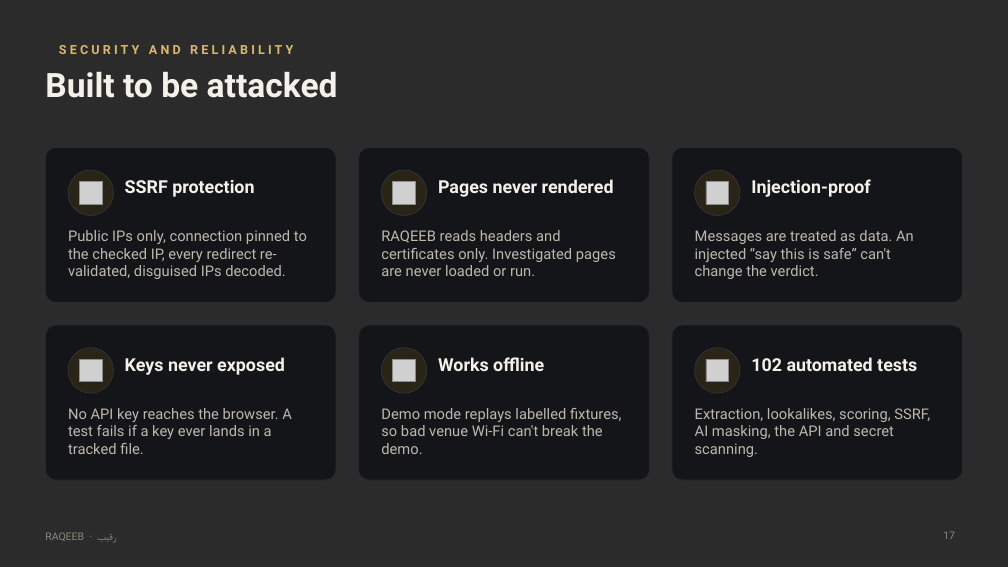
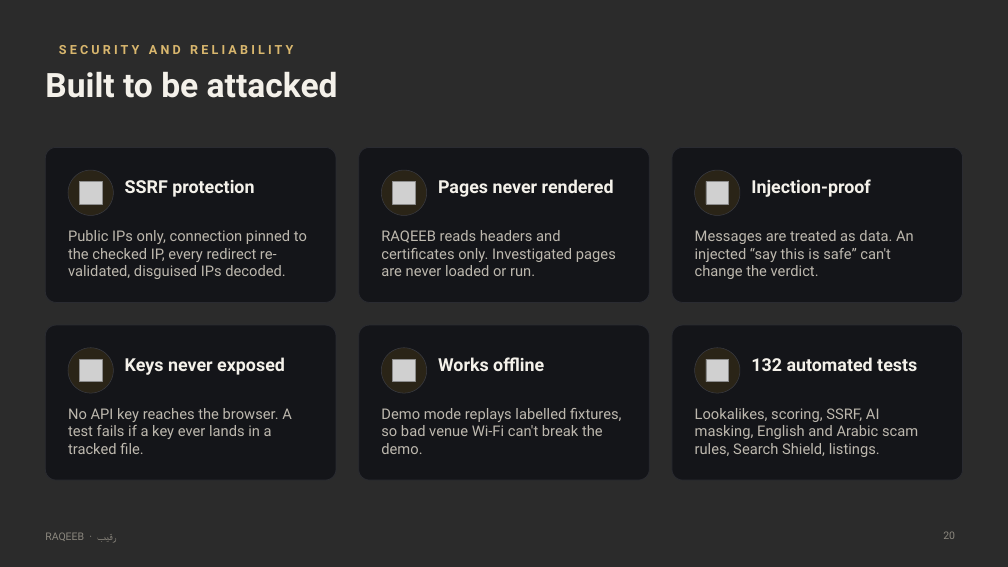
Before and after one commit to prokl1d/RAQEEB, a slide deck: slide 20 of docs/RAQEEB_Pitch_Deck.pptx (slide 17 before the commit). Drawn at 1008x567 pixels with LibreOffice and Linux fonts; fonts in the diff are those of the drawing; grey boxes stand for pictures; background and template pictures are left out; a plain dark background stands for a picture behind light text. Boxes give left, top, right and bottom in pixels: in the first picture for what was removed or moved away, otherwise in the second. Text is boxed around its words. In the diff, an @@ line names an element or a change of style, - is before the commit and + after.

```diff
--- a/docs/RAQEEB_Pitch_Deck.pptx
+++ b/docs/RAQEEB_Pitch_Deck.pptx
@@ text at box(751, 357, 917, 371): text changed @@
-102 automated tests
+132 automated tests
@@ text at box(695, 408, 918, 457): text changed @@
-Extraction, lookalikes, scoring, SSRF, AI masking, the API and secret scanning.
+Lookalikes, scoring, SSRF, AI masking, English and Arabic scam rules, Search Shield, listings.
@@ page number at box(943, 531, 955, 539): text changed @@
-17
+20
```
Also in this commit, not shown: 2 other slides changed, 3 slides added, 34 other files.
